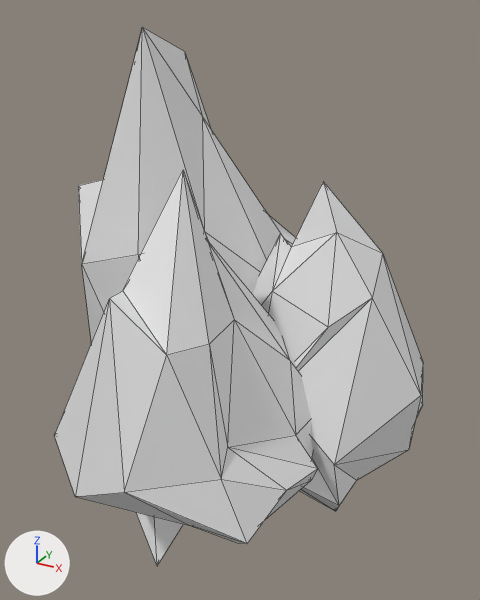
The FBX model Assets/Prefabs/Hex Tiles/Components/HEX_Decorations_Mountains.fbx, before and after one commit.
One viewpoint serves both versions: a 50 mm camera at (3.33, -5.56, 4.99) aimed at (0.13, 0.26, 2.09). Every picture has the same lights, and +X, +Y and +Z are marked at lower left. Mesh edges are drawn as thin lines. Where no turn or scale is listed for an object, it has been applied to the vertices.

The scene before the commit, as lines of its bpy script (objects in view):
```python
me_icosphere = bpy.data.meshes.new('Icosphere')
me_icosphere.from_pydata(...)  # 126 vertices, 240 faces; spans x -197.0..294.0, y -185.0..215.0, z -266.0..239.0
me_icosphere.materials.append(mat_decoration_mountain)  # white #e7e7e7
ob_icosphere = bpy.data.objects.new('Icosphere', me_icosphere)
ob_icosphere.location = (0.0, 0.0, 0.96)
ob_icosphere.rotation_euler = (0.109, -2.369, -1.524)  # degrees (6.2, -136, -87)
ob_icosphere.scale = (0.01, 0.01, 0.01)
```
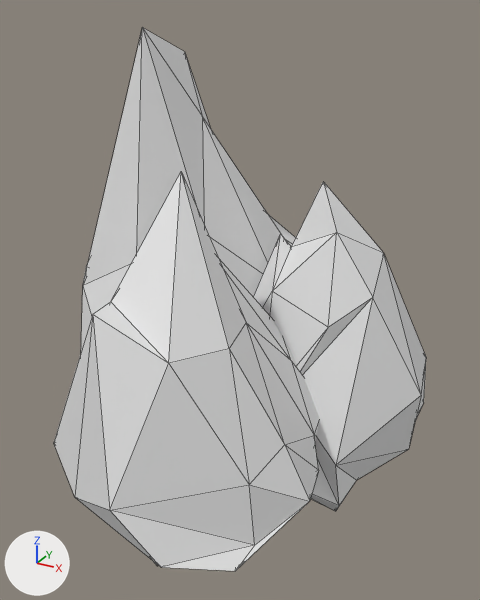
Where the newer file only moved an object's origin or applied its transform, the numbers keep the older frame.

Patch to the scene script:
```diff
--- a/Assets/Prefabs/Hex Tiles/Components/HEX_Decorations_Mountains.fbx.py
+++ b/Assets/Prefabs/Hex Tiles/Components/HEX_Decorations_Mountains.fbx.py
@@ me_icosphere @@
 # used by ob_icosphere; location = (0.0, 0.0, 0.96); rotation_euler = (0.109, -2.369, -1.524), in degrees (6.2, -136, -87); scale = (0.01, 0.01, 0.01)
-me_icosphere.from_pydata(...)  # 126 vertices, 240 faces; spans x -197.0..294.0, y -185.0..215.0, z -266.0..239.0
+me_icosphere.from_pydata(...)  # 128 vertices, 243 faces; spans x -2.0..3.0, y -2.0..3.0, z -2.0..2.0
+# me_icosphere part 1: the loose piece of 42 vertices spanning x -150.0..140.0, y -135.0..137.0, z -245.0..14.0 is multiplied about the mesh origin by the matrix ((0.01, 0.001, 0.0), (0.0, 0.0, -0.01), (-0.001, 0.01, 0.0))
+# me_icosphere part 2: a new loose piece of 43 vertices spanning x -2.0..3.0, y -2.0..3.0, z -2.0..1.0, in mat_decoration_mountain (white #e7e7e7)
+# me_icosphere part 3: a new loose piece of 43 vertices spanning x -1.0..2.0, y -1.0..2.0, z 0.0..2.0, in mat_decoration_mountain (white #e7e7e7)
 me_icosphere.materials.append(mat_decoration_mountain)
@@ ob_icosphere @@
 ob_icosphere.location = (0.0, 0.0, 0.96)
-ob_icosphere.rotation_euler = (0.109, -2.369, -1.524)  # degrees (6.2, -136, -87)
-ob_icosphere.scale = (0.01, 0.01, 0.01)
+ob_icosphere.rotation_euler = (1.679, -0.773, 1.617)  # degrees (96, -44, 93)
```

Location of each change, (x1, y1, x2, y2) in pixels of the pictures (480 x 600 px; the box of a moved part takes in the faces that stretch with it):
'Icosphere', reshaped, turned, rescaled
    before: (54, 27, 423, 565)
    after: (54, 27, 426, 571)
part 1 of me_icosphere, moved or reshaped
    before: (54, 171, 317, 544)
    after: (54, 172, 320, 571)
part 2 of me_icosphere, added
    after: (81, 27, 296, 565)
part 3 of me_icosphere, added
    after: (254, 182, 426, 511)
